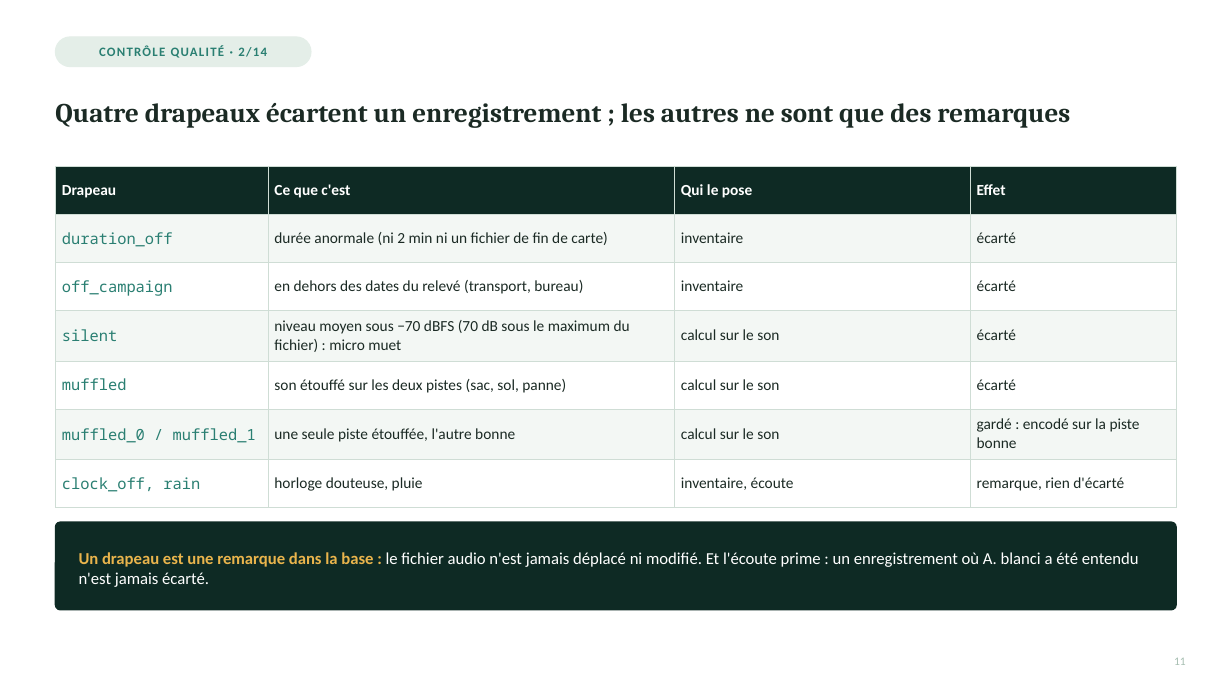
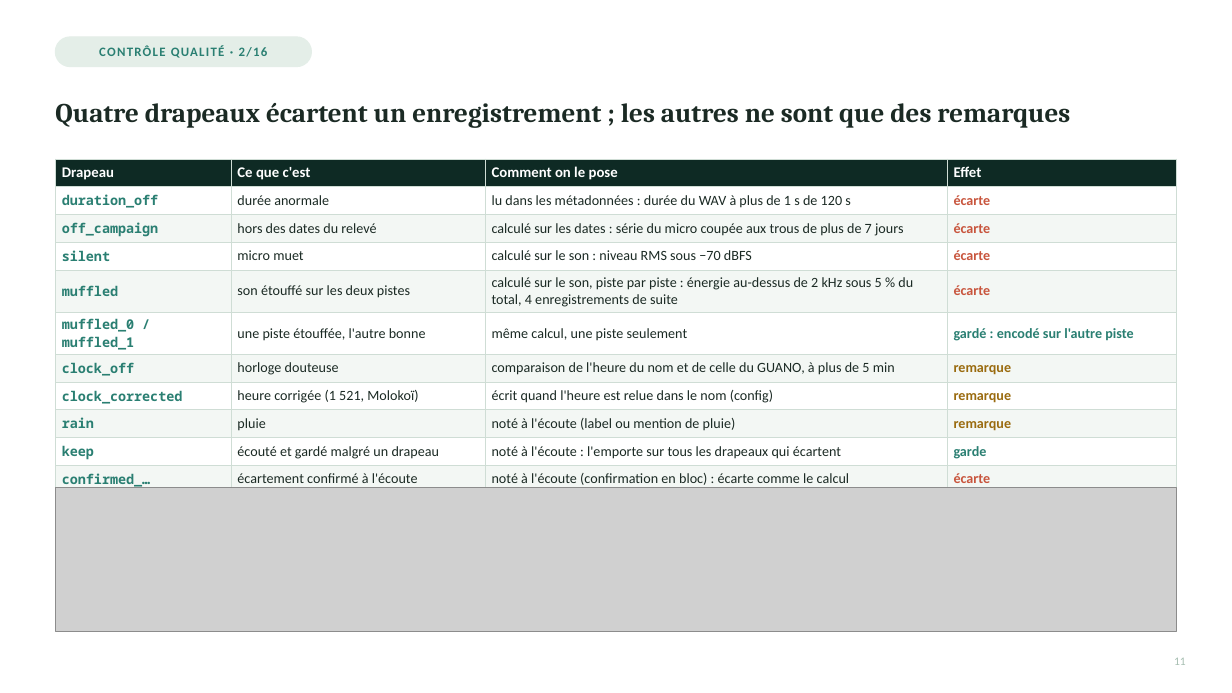
Before and after one commit to Rumble-Paw-Patrol/Grenouille, a slide deck: slide 6 of documentation/prez/presentation_4_paquets/presentation_4_inventaire_qc_v2_paquet_2_diapos_06-11.pptx. Drawn at 1232x693 pixels with LibreOffice and Linux fonts; fonts in the diff are those of the drawing; grey boxes stand for pictures. Boxes give left, top, right and bottom in pixels: in the first picture for what was removed or moved away, otherwise in the second. Text is boxed around its words. In the diff, an @@ line names an element or a change of style, - is before the commit and + after.

```diff
--- a/documentation/prez/presentation_4_paquets/presentation_4_inventaire_qc_v2_paquet_2_diapos_06-11.pptx
+++ b/documentation/prez/presentation_4_paquets/presentation_4_inventaire_qc_v2_paquet_2_diapos_06-11.pptx
@@ text at [99,46,268,58]: text changed @@
-CONTRÔLE QUALITÉ · 2/14
+CONTRÔLE QUALITÉ · 2/16
@@ table at [55,159,1177,492] @@
-row 1: Drapeau | Ce que c'est | Qui le pose | Effet
-row 2: duration_off | durée anormale (ni 2 min ni un fichier de fin de carte) | inventaire | écarté
-row 3: off_campaign | en dehors des dates du relevé (transport, bureau) | inventaire | écarté
-row 4: silent | niveau moyen sous −70 dBFS (70 dB sous le maximum du fichier) : micro muet | calcul sur le son | écarté
-row 5: muffled | son étouffé sur les deux pistes (sac, sol, panne) | calcul sur le son | écarté
-row 6: muffled_0 / muffled_1 | une seule piste étouffée, l'autre bonne | calcul sur le son | gardé : encodé sur la piste bonne
-row 7: clock_off, rain | horloge douteuse, pluie | inventaire, écoute | remarque, rien d'écarté
+row 1: Drapeau | Ce que c'est | Comment on le pose | Effet
+row 2: duration_off | durée anormale | lu dans les métadonnées : durée du WAV à plus de 1 s de 120 s | écarte
+row 3: off_campaign | hors des dates du relevé | calculé sur les dates : série du micro coupée aux trous de plus de 7 jours | écarte
+row 4: silent | micro muet | calculé sur le son : niveau RMS sous −70 dBFS | écarte
+row 5: muffled | son étouffé sur les deux pistes | calculé sur le son, piste par piste : énergie au-dessus de 2 kHz sous 5 % du total, 4 enregistrements de suite | écarte
+row 6: muffled_0 / muffled_1 | une piste étouffée, l'autre bonne | même calcul, une piste seulement | gardé : encodé sur l'autre piste
+row 7: clock_off | horloge douteuse | comparaison de l'heure du nom et de celle du GUANO, à plus de 5 min | remarque
+row 8: clock_corrected | heure corrigée (1 521, Molokoï) | écrit quand l'heure est relue dans le nom (config) | remarque
+row 9: rain | pluie | noté à l'écoute (label ou mention de pluie) | remarque
+row 10: keep | écouté et gardé malgré un drapeau | noté à l'écoute : l'emporte sur tous les drapeaux qui écartent | garde
+row 11: confirmed_… | écartement confirmé à l'écoute | noté à l'écoute (confirmation en bloc) : écarte comme le calcul | écarte
@@ table: place and size @@
-table at [55,166,1177,506]
+table at [55,159,1177,492]
@@ picture added at [55,488,1177,631] @@
@@ rounded rectangle removed at [55,522,1177,610] @@
@@ text removed at [79,552,1139,587] @@
-Un drapeau est une remarque dans la base : le fichier audio n'est jamais déplacé ni modifié. Et l'écoute prime : un enregistrement où A. blanci a été entendu n'est jamais écarté.
```
Also in this commit, not shown: 5 other slides changed, 2 slides added, 14 other files.
